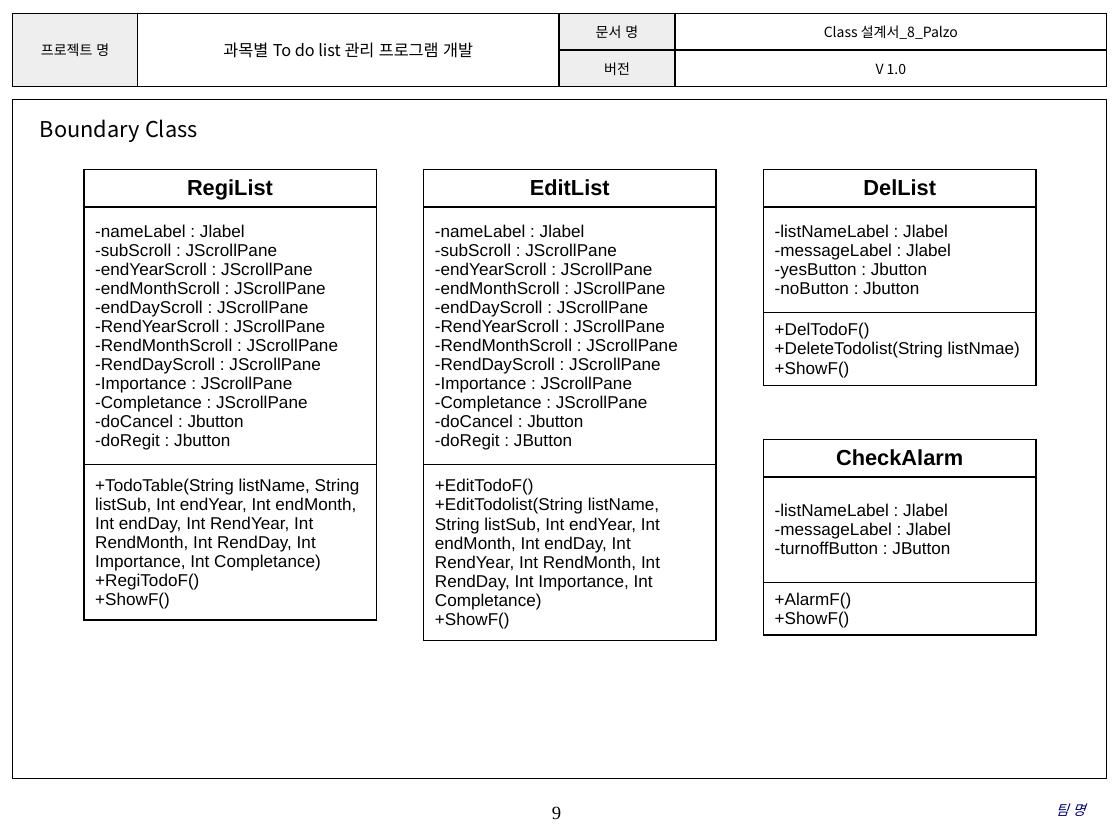
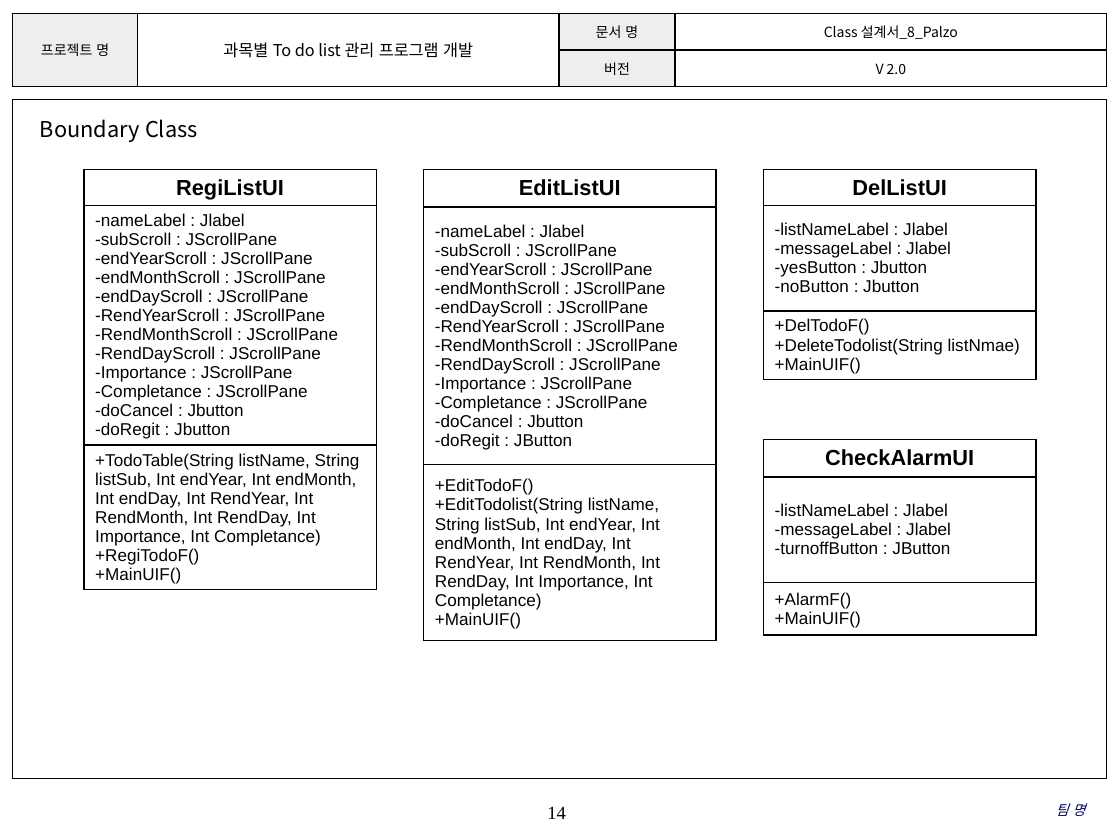
Before and after one commit to SMU-SE-Admin/18-1_8_PALZO_Doc, a slide deck: slide 14 of 03 설계/Class 설계서_8_Palzo.pptx (slide 9 before the commit). Drawn at 1120x840 pixels with LibreOffice and Linux fonts; fonts in the diff are those of the drawing; background and template pictures are left out. Boxes give left, top, right and bottom in pixels: in the first picture for what was removed or moved away, otherwise in the second. Text is boxed around its words. In the diff, an @@ line names an element or a change of style, - is before the commit and + after.

```diff
--- a/03 설계/Class 설계서_8_Palzo.pptx
+++ b/03 설계/Class 설계서_8_Palzo.pptx
@@ table at box(12, 13, 1107, 86) @@
-row 2, column 4: V 1.0
+row 2, column 4: V 2.0
@@ table at box(84, 169, 376, 660) @@
-row 1, column 1: RegiList
+row 1, column 1: RegiListUI
-row 3, column 1: +TodoTable(String listName, String listSub, Int endYear, Int endMonth, Int endDay, Int RendYear, Int RendMonth, Int RendDay, Int Importance, Int Completance) / +RegiTodoF() / +ShowF()
+row 3, column 1: +TodoTable(String listName, String listSub, Int endYear, Int endMonth, Int endDay, Int RendYear, Int RendMonth, Int RendDay, Int Importance, Int Completance) / +RegiTodoF() / +MainUIF()
@@ table at box(423, 169, 716, 660) @@
-row 1, column 1: EditList
+row 1, column 1: EditListUI
-row 3, column 1: +EditTodoF() / +EditTodolist(String listName, String listSub, Int endYear, Int endMonth, Int endDay, Int RendYear, Int RendMonth, Int RendDay, Int Importance, Int Completance) / +ShowF()
+row 3, column 1: +EditTodoF() / +EditTodolist(String listName, String listSub, Int endYear, Int endMonth, Int endDay, Int RendYear, Int RendMonth, Int RendDay, Int Importance, Int Completance) / +MainUIF()
@@ table at box(764, 169, 1036, 405) @@
-row 1, column 1: DelList
+row 1, column 1: DelListUI
-row 3, column 1: +DelTodoF() +DeleteTodolist(String listNmae) / +ShowF()
+row 3, column 1: +DelTodoF() +DeleteTodolist(String listNmae) / +MainUIF()
@@ table at box(764, 440, 1036, 635) @@
-row 1, column 1: CheckAlarm
+row 1, column 1: CheckAlarmUI
-row 3, column 1: +AlarmF() / +ShowF()
+row 3, column 1: +AlarmF() / +MainUIF()
@@ page number at box(547, 806, 566, 819): text changed @@
-9
+14
```
Also in this commit, not shown: 7 other slides changed, 5 slides added.
